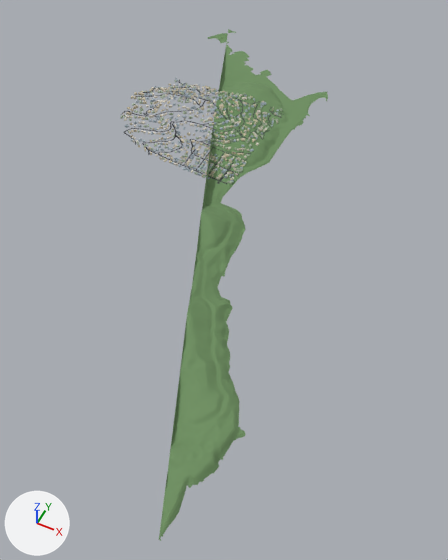
What one commit did to the glTF model public/tiles/tile_4_2.glb.
Rendered twice from a 50 mm camera at (-1980.0, 4057.0, 2252.0) aimed at (-2990.0, 6076.0, -271.0). Lighting does not change. The marker at lower left points along +X, +Y and +Z. The older version comes first. Where no turn or scale is listed for an object, it has been applied to the vertices.

Names of what the first picture shows: 'bld_4_2', 'grn_4_2', 'road_4_2'.
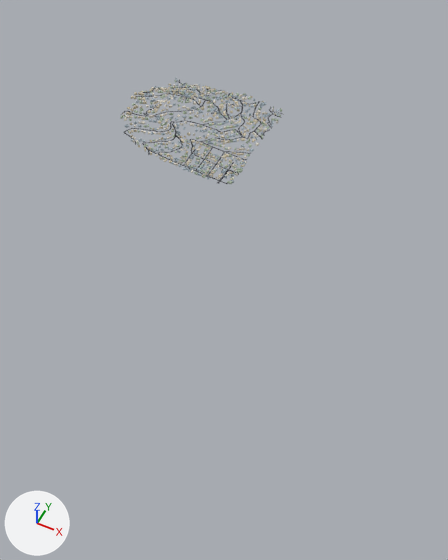
What the commit changed:
Object 'grn_4_2' (ob_grn_4_2) is deleted.

Changed parts and their boxes (x1, y1, x2, y2) in the pictures (448 x 560 px):
'grn_4_2', deleted (green)
    before: (159, 29, 328, 541)
